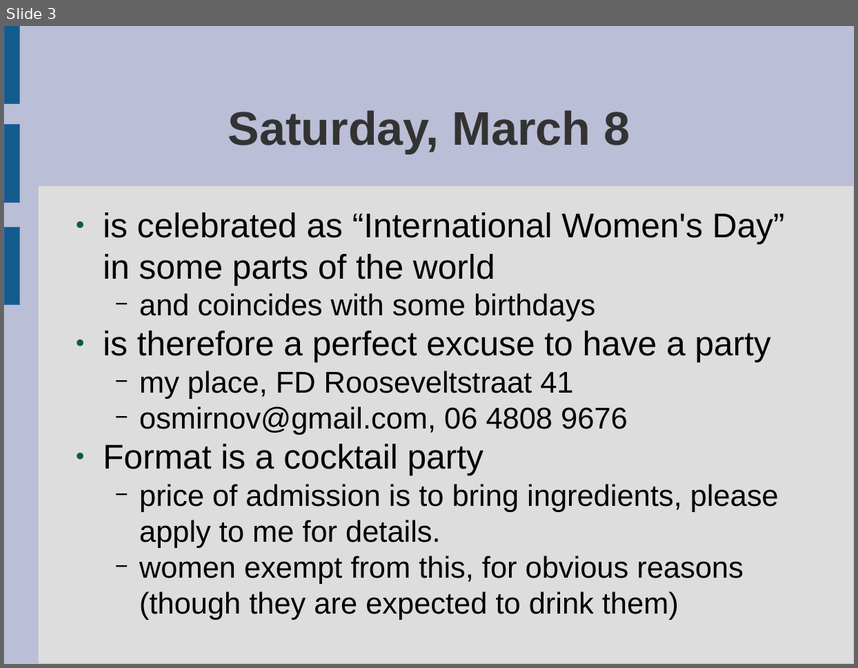
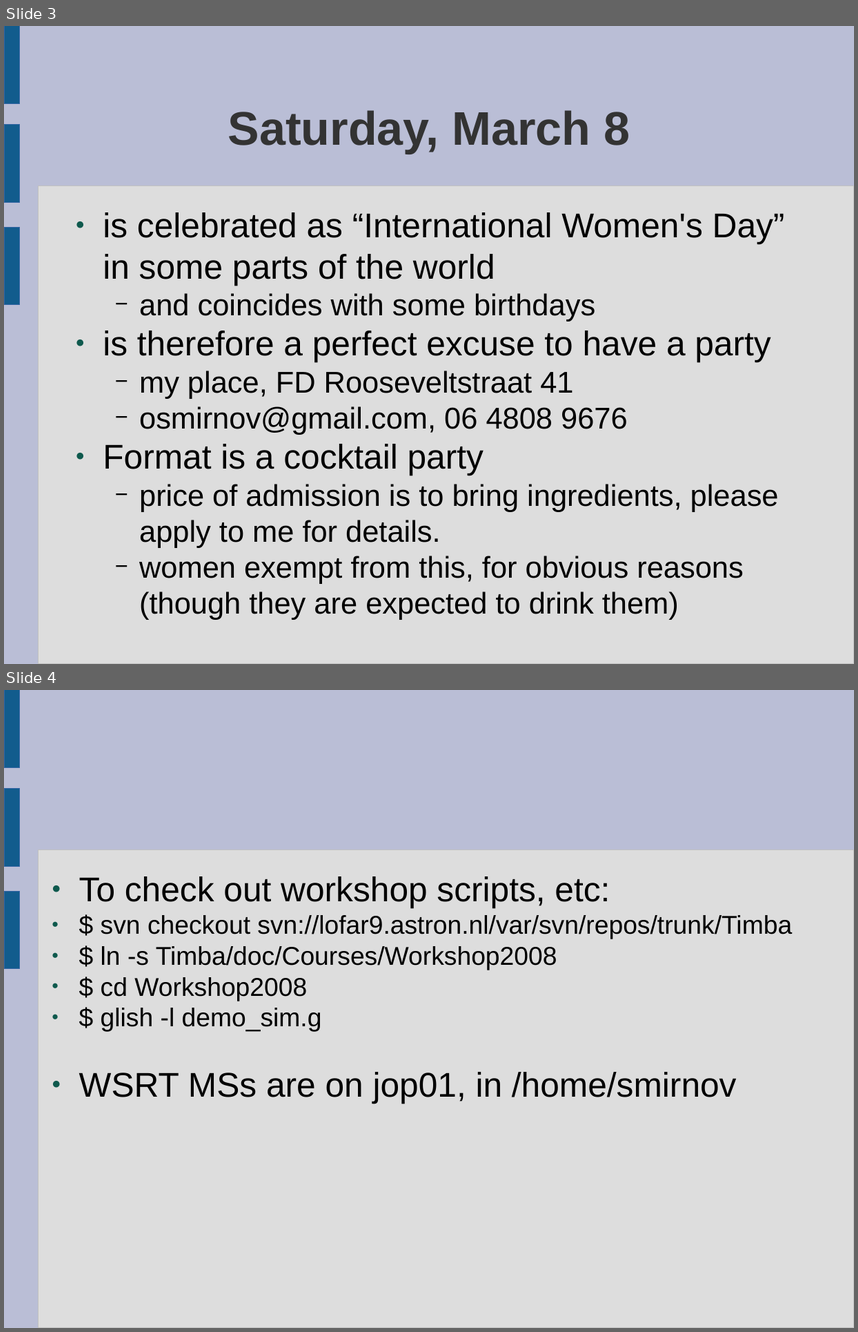
Before and after one commit to ratt-ru/meqtrees-timba, a slide deck: doc/Courses/Workshop2008-Presentations/Day1-Organizational.odp. Shown one above the other, each under a label of ours: slide 3 before the commit, slides 3 and 4 after it. The pictures are 858x668 and 858x1332 pixels, drawn with LibreOffice and Linux fonts; fonts in the diff are those of the drawing. Boxes give left, top, right and bottom in pixels: in the first picture for what was removed or moved away, otherwise in the second. Text is boxed around its words. In the diff, an @@ line names an element or a change of style, - is before the commit and + after.

```diff
--- a/doc/Courses/Workshop2008-Presentations/Day1-Organizational.odp
+++ b/doc/Courses/Workshop2008-Presentations/Day1-Organizational.odp
@@ slide 4 added at (4,690,854,1328), background #BABED6; not listed: 4 template elements that a slide beside it also shows @@
@@ text added at (79,876,792,1103), 24 pt, text #000000 @@
+● To check out workshop scripts, etc:
+● $ svn checkout svn://lofar9.astron.nl/var/svn/repos/trunk/Timba
+● $ ln -s Timba/doc/Courses/Workshop2008
+● $ cd Workshop2008
+● $ glish -l demo_sim.g
+● WSRT MSs are on jop01, in /home/smirnov
```
Also in this commit, not shown: 6 other files.
